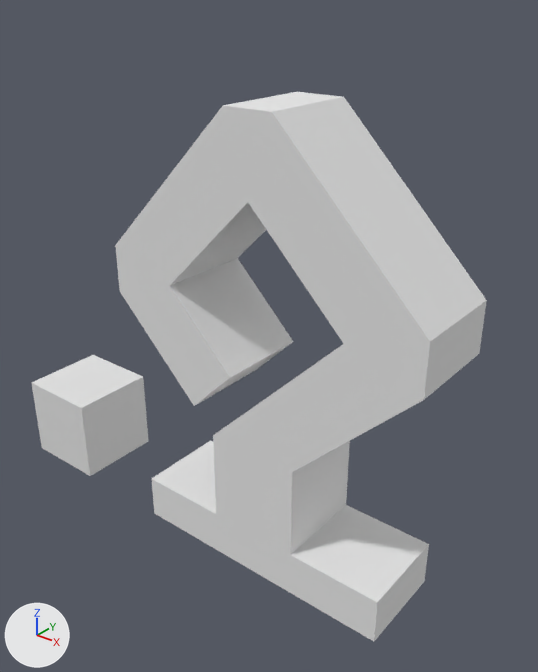
A saved change to the Blender file jewerly_mount/design1.blend.
Camera for both pictures: a 50 mm camera at (3.92, -5.12, 5.2) aimed at (-0.4, 0.28, 1.85). Every picture has the same lights, and +X, +Y and +Z are marked at lower left.

The first picture shows 'Cube', 'support'.
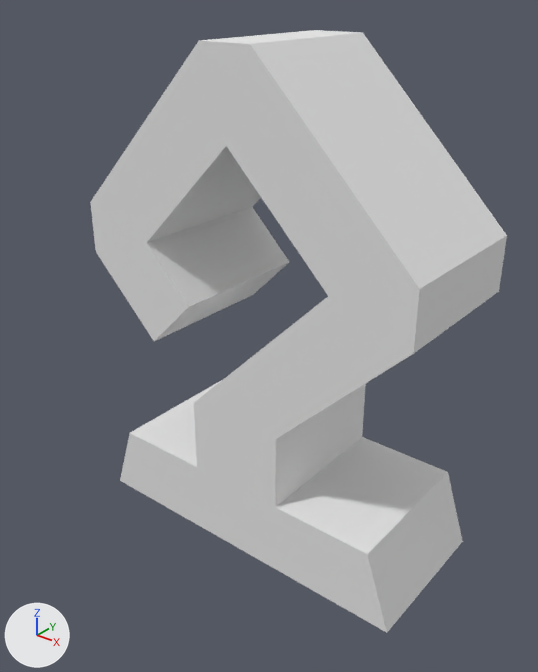
What differs and where, as boxes [x1, y1, x2, y2] in the pictures (538 x 672 px):
'Cube', reshaped (12% wider, 10% taller): before [115, 92, 487, 641]; after [90, 30, 507, 633]
'support', hidden: before [32, 355, 149, 476]

The change, as a list of edits to the scene's bpy script:
```text
Change me_cube:
    used by ob_cube; location = (0.0, 0.0, 0.0)
    remove me_cube.from_pydata(...)  # 46 vertices, 47 faces; spans x -1.75..1.75, y -0.5..0.5, z -0.5..4.25
    add me_cube.from_pydata(...)  # 46 vertices, 47 faces; spans x -1.75..1.75, y -0.75..0.75, z 0.0..4.75
    me_cube part 1: 46 of 46 vertices moved; they spanned x -1.75..1.75, y -0.5..0.5, z -0.5..4.25 and now span x -1.75..1.75, y -0.75..0.75, z 0.0..4.75; mean shift (-0.02, 0.0, 0.57); largest move (-0.25, -0.5, 1.75) -> (-0.5, -0.75, 2.5)
Change ob_support:
    add ob_support.hide_set(True)  # its collection is switched off
```
